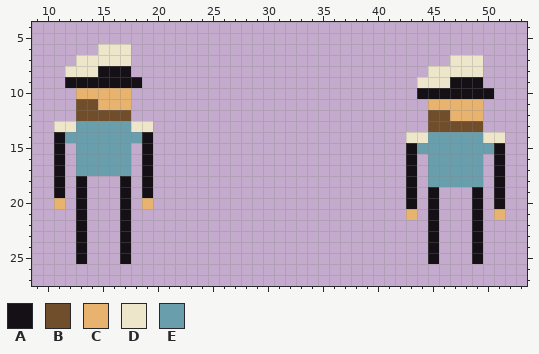
One commit to this pixel-art sprite: Assets/Art/export/sailor_idle.png. Above is the file before it was changed.
The file is 64x32 pixels. Shown: x 9..53, y 4..27.
Palette (. is transparent): A #151015  B #704d2b  C #e8b26f  D #ede6cb  E #699fad
Pixels before, first column x 11:
 6 ....DDD..................................
 7 ..DDDDD.............................DDD..
 8 .DDDAAA...........................DDDDD..
 9 .AAAAAAA.........................DDDAAA..
10 ..CCCCC..........................AAAAAAA.
11 ..BBCCC...........................CCCCC..
12 ..BBBBB...........................BBCCC..
13 DDEEEEEDD.........................BBBBB..
14 AEEEEEEEA.......................DDEEEEEDD
15 A.EEEEE.A.......................AEEEEEEEA
16 A.EEEEE.A.......................A.EEEEE.A
17 A.EEEEE.A.......................A.EEEEE.A
18 A.A...A.A.......................A.EEEEE.A
19 A.A...A.A.......................A.A...A.A
20 C.A...A.C.......................A.A...A.A
21 ..A...A.........................C.A...A.C
22 ..A...A...........................A...A..
23 ..A...A...........................A...A..
24 ..A...A...........................A...A..
25 ..A...A...........................A...A..
The same view after the edit:
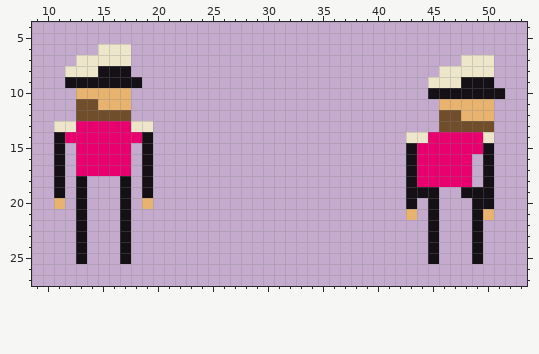
From old to new:
colour E: #699fad -> #e8006f
Changed rows in their new state; - is a pixel that keeps its letter.
first column x 44:
 7 ---.--D-
 8 -.----D-
 9 .--D--A-
10 .------A
11 -.----C-
12 -.-B--C-
13 -.----B-
14 -------.
15 ------A.
16 E----.A.
17 E----.A.
18 E----.A.
19 A---A-A.
20 ------A.
21 ------C.
Changed places in both pictures, as pixel boxes (x1, y1, x2, y2):
changed: (417, 55, 505, 220)
changed: (65, 121, 142, 176)
